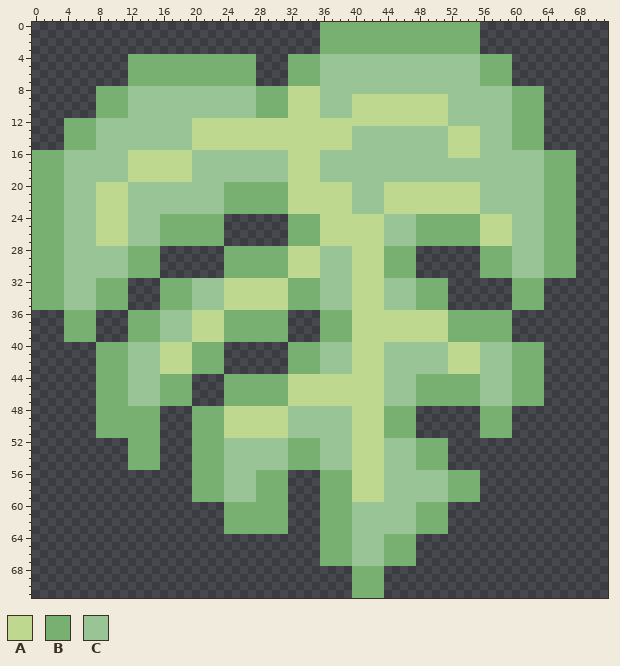
Two versions of one sprite sheet, src/assets/monstera.png. Above, as it was before the edit.
The file is 72x72 pixels.
Palette (. is transparent): A #bed98f  B #77b071  C #99c495
Pixels before (only the part around the change), first column x 0:
 0 ....................................BBBBBBBBBBBBBBBBBBBB................
 1 ....................................BBBBBBBBBBBBBBBBBBBB................
 2 ....................................BBBBBBBBBBBBBBBBBBBB................
 3 ....................................BBBBBBBBBBBBBBBBBBBB................
 4 ............BBBBBBBBBBBBBBBB....BBBBCCCCCCCCCCCCCCCCCCCCBBBB............
 5 ............BBBBBBBBBBBBBBBB....BBBBCCCCCCCCCCCCCCCCCCCCBBBB............
 6 ............BBBBBBBBBBBBBBBB....BBBBCCCCCCCCCCCCCCCCCCCCBBBB............
 7 ............BBBBBBBBBBBBBBBB....BBBBCCCCCCCCCCCCCCCCCCCCBBBB............
 8 ........BBBBCCCCCCCCCCCCCCCCBBBBAAAACCCCCCCCCCCCCCCCCCCCCCCCBBBB........
 9 ........BBBBCCCCCCCCCCCCCCCCBBBBAAAACCCCAAAAAAAAAAAACCCCCCCCBBBB........
10 ........BBBBCCCCCCCCCCCCCCCCBBBBAAAACCCCAAAAAAAAAAAACCCCCCCCBBBB........
11 ........BBBBCCCCCCCCCCCCCCCCBBBBAAAACCCCAAAAAAAAAAAACCCCCCCCBBBB........
12 ....BBBBCCCCCCCCCCCCAAAAAAAAAAAAAAAAAAAAAAAAAAAAAAAACCCCCCCCBBBB........
13 ....BBBBCCCCCCCCCCCCAAAAAAAAAAAAAAAAAAAACCCCCCCCCCCCAAAACCCCBBBB........
14 ....BBBBCCCCCCCCCCCCAAAAAAAAAAAAAAAAAAAACCCCCCCCCCCCAAAACCCCBBBB........
15 ....BBBBCCCCCCCCCCCCAAAAAAAAAAAAAAAAAAAACCCCCCCCCCCCAAAACCCCBBBB........
16 BBBBCCCCCCCCAAAAAAAACCCCCCCCCCCCAAAACCCCCCCCCCCCCCCCAAAACCCCCCCCBBBB....
17 BBBBCCCCCCCCAAAAAAAACCCCCCCCCCCCAAAACCCCCCCCCCCCCCCCCCCCCCCCCCCCBBBB....
18 BBBBCCCCCCCCAAAAAAAACCCCCCCCCCCCAAAACCCCCCCCCCCCCCCCCCCCCCCCCCCCBBBB....
19 BBBBCCCCCCCCAAAAAAAACCCCCCCCCCCCAAAACCCCCCCCCCCCCCCCCCCCCCCCCCCCBBBB....
20 BBBBCCCCAAAACCCCCCCCCCCCBBBBBBBBAAAAAAAACCCCAAAAAAAAAAAACCCCCCCCBBBB....
21 BBBBCCCCAAAACCCCCCCCCCCCBBBBBBBBAAAAAAAACCCCAAAAAAAAAAAACCCCCCCCBBBB....
22 BBBBCCCCAAAACCCCCCCCCCCCBBBBBBBBAAAAAAAACCCCAAAAAAAAAAAACCCCCCCCBBBB....
23 BBBBCCCCAAAACCCCCCCCCCCCBBBBBBBBAAAAAAAACCCCAAAAAAAAAAAACCCCCCCCBBBB....
24 BBBBCCCCAAAACCCCBBBBBBBB........BBBBAAAAAAAACCCCBBBBBBBBAAAACCCCBBBB....
25 BBBBCCCCAAAACCCCBBBBBBBB........BBBBAAAAAAAACCCCBBBBBBBBAAAACCCCBBBB....
26 BBBBCCCCAAAACCCCBBBBBBBB........BBBBAAAAAAAACCCCBBBBBBBBAAAACCCCBBBB....
27 BBBBCCCCAAAACCCCBBBBBBBB........BBBBAAAAAAAACCCCBBBBBBBBAAAACCCCBBBB....
28 BBBBCCCCCCCCBBBB........BBBBBBBBAAAACCCCAAAABBBB........BBBBCCCCBBBB....
29 BBBBCCCCCCCCBBBB........BBBBBBBBAAAACCCCAAAABBBB........BBBBCCCCBBBB....
30 BBBBCCCCCCCCBBBB........BBBBBBBBAAAACCCCAAAABBBB........BBBBCCCCBBBB....
31 BBBBCCCCCCCCBBBB........BBBBBBBBAAAACCCCAAAABBBB........BBBBCCCCBBBB....
32 BBBBCCCCBBBB....BBBBCCCCAAAAAAAABBBBCCCCAAAACCCCBBBB........BBBB........
33 BBBBCCCCBBBB....BBBBCCCCAAAAAAAABBBBCCCCAAAACCCCBBBB........BBBB........
34 BBBBCCCCBBBB....BBBBCCCCAAAAAAAABBBBCCCCAAAACCCCBBBB........BBBB........
35 BBBBCCCCBBBB....BBBBCCCCAAAAAAAABBBBCCCCAAAACCCCBBBB........BBBB........
36 ....BBBB....BBBBCCCCAAAABBBBBBBB....BBBBAAAAAAAAAAAABBBBBBBB............
37 ....BBBB....BBBBCCCCAAAABBBBBBBB....BBBBAAAAAAAAAAAABBBBBBBB............
38 ....BBBB....BBBBCCCCAAAABBBBBBBB....BBBBAAAAAAAAAAAABBBBBBBB............
39 ....BBBB....BBBBCCCCAAAABBBBBBBB....BBBBAAAAAAAAAAAABBBBBBBB............
40 ........BBBBCCCCAAAABBBB........BBBBCCCCAAAACCCCCCCCAAAACCCCBBBB........
41 ........BBBBCCCCAAAABBBB........BBBBCCCCAAAACCCCCCCCAAAACCCCBBBB........
42 ........BBBBCCCCAAAABBBB........BBBBCCCCAAAACCCCCCCCAAAACCCCBBBB........
43 ........BBBBCCCCAAAABBBB........BBBBCCCCAAAACCCCCCCCAAAACCCCBBBB........
44 ........BBBBCCCCBBBB....BBBBBBBBAAAAAAAAAAAACCCCBBBBBBBBCCCCBBBB........
45 ........BBBBCCCCBBBB....BBBBBBBBAAAAAAAAAAAACCCCBBBBBBBBCCCCBBBB........
46 ........BBBBCCCCBBBB....BBBBBBBBAAAAAAAAAAAACCCCBBBBBBBBCCCCBBBB........
47 ........BBBBCCCCBBBB....BBBBBBBBAAAAAAAAAAAACCCCBBBBBBBBCCCCBBBB........
48 ........BBBBBBBB....BBBBAAAAAAAACCCCCCCCAAAABBBB........BBBB............
49 ........BBBBBBBB....BBBBAAAAAAAACCCCCCCCAAAABBBB........BBBB............
50 ........BBBBBBBB....BBBBAAAAAAAACCCCCCCCAAAABBBB........BBBB............
51 ........BBBBBBBB....BBBBAAAAAAAACCCCCCCCAAAABBBB........BBBB............
52 ............BBBB....BBBBCCCCCCCCBBBBCCCCAAAACCCCBBBB....................
53 ............BBBB....BBBBCCCCCCCCBBBBCCCCAAAACCCCBBBB....................
54 ............BBBB....BBBBCCCCCCCCBBBBCCCCAAAACCCCBBBB....................
55 ............BBBB....BBBBCCCCCCCCBBBBCCCCAAAACCCCBBBB....................
56 ....................BBBBCCCCBBBB....BBBBAAAACCCCCCCCBBBB................
57 ....................BBBBCCCCBBBB....BBBBAAAACCCCCCCCBBBB................
58 ....................BBBBCCCCBBBB....BBBBAAAACCCCCCCCBBBB................
59 ....................BBBBCCCCBBBB....BBBBAAAACCCCCCCCBBBB................
60 ........................BBBBBBBB....BBBBCCCCCCCCBBBB....................
61 ........................BBBBBBBB....BBBBCCCCCCCCBBBB....................
62 ........................BBBBBBBB....BBBBCCCCCCCCBBBB....................
63 ........................BBBBBBBB....BBBBCCCCCCCCBBBB....................
64 ....................................BBBBCCCCBBBB........................
65 ....................................BBBBCCCCBBBB........................
66 ....................................BBBBCCCCBBBB........................
67 ....................................BBBBCCCCBBBB........................
68 ........................................BBBB............................
69 ........................................BBBB............................
70 ........................................BBBB............................
71 ........................................BBBB............................
Now the later version:
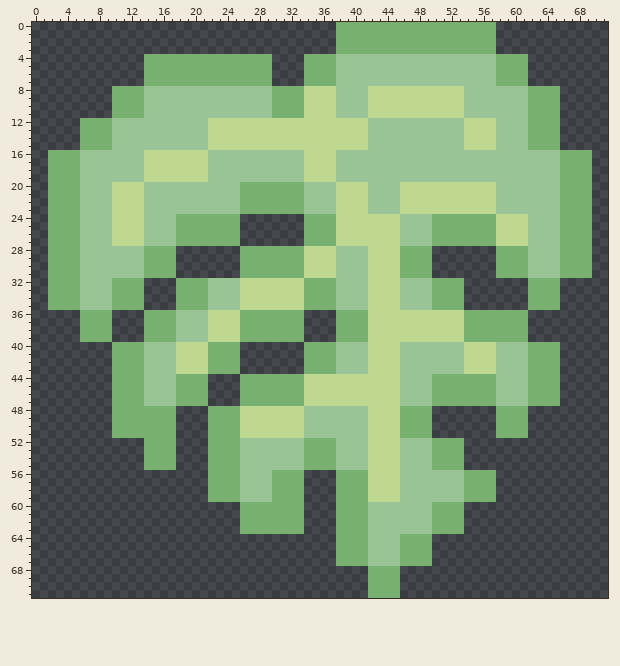
Edits made:
Changed rows in their new state; - is an unchanged pixel.
first column x 0:
 0 ------------------------------------..------------------BB------------
 1 ------------------------------------..------------------BB------------
 2 ------------------------------------..------------------BB------------
 3 ------------------------------------..------------------BB------------
 4 ------------..--------------BB--..--BB------------------CC--BB--------
 5 ------------..--------------BB--..--BB------------------CC--BB--------
 6 ------------..--------------BB--..--BB------------------CC--BB--------
 7 ------------..--------------BB--..--BB------------------CC--BB--------
 8 --------..--BB--------------CC--BB--AA----AAAAAAAAAAAA------CC--BB----
 9 --------..--BB--------------CC--BB--AA--CC----------AA------CC--BB----
10 --------..--BB--------------CC--BB--AA--CC----------AA------CC--BB----
11 --------..--BB--------------CC--BB--AA--CC----------AA------CC--BB----
12 ----..--BB----------CC--------------------CCCCCCCCCC--AAAA--CC--BB----
13 ----..--BB----------CC------------------AA----------CC--AA--CC--BB----
14 ----..--BB----------CC------------------AA----------CC--AA--CC--BB----
15 ----..--BB----------CC------------------AA----------CC--AA--CC--BB----
16 ..--BB------CC------AA----------CC--AA--------------CCCC--------CC--BB
17 ..--BB------CC------AA----------CC--AA--------------------------CC--BB
18 ..--BB------CC------AA----------CC--AA--------------------------CC--BB
19 ..--BB------CC------AA----------CC--AA--------------------------CC--BB
20 ..--BB--CC--AA----------CC------BBCCCC--AA--CC----------AA------CC--BB
21 ..--BB--CC--AA----------CC------BBCCCC--AA--CC----------AA------CC--BB
22 ..--BB--CC--AA----------CC------BBCCCC--AA--CC----------AA------CC--BB
23 ..--BB--CC--AA----------CC------BBCCCC--AA--CC----------AA------CC--BB
24 ..--BB--CC--AA--CC------BB------..--BB------AA--CC------BB--AA--CC--BB
25 ..--BB--CC--AA--CC------BB------..--BB------AA--CC------BB--AA--CC--BB
26 ..--BB--CC--AA--CC------BB------..--BB------AA--CC------BB--AA--CC--BB
27 ..--BB--CC--AA--CC------BB------..--BB------AA--CC------BB--AA--CC--BB
28 ..--BB------CC--BB------..------BB--AA--CC--AA--BB------..--BB--CC--BB
29 ..--BB------CC--BB------..------BB--AA--CC--AA--BB------..--BB--CC--BB
30 ..--BB------CC--BB------..------BB--AA--CC--AA--BB------..--BB--CC--BB
31 ..--BB------CC--BB------..------BB--AA--CC--AA--BB------..--BB--CC--BB
32 ..--BB--CC--BB--..--BB--CC------AA--BB--CC--AA--CC--BB------..--BB----
33 ..--BB--CC--BB--..--BB--CC------AA--BB--CC--AA--CC--BB------..--BB----
34 ..--BB--CC--BB--..--BB--CC------AA--BB--CC--AA--CC--BB------..--BB----
35 ..--BB--CC--BB--..--BB--CC------AA--BB--CC--AA--CC--BB------..--BB----
36 ----..--BB--..--BB--CC--AA------BB--..--BB----------AA------BB--------
37 ----..--BB--..--BB--CC--AA------BB--..--BB----------AA------BB--------
38 ----..--BB--..--BB--CC--AA------BB--..--BB----------AA------BB--------
39 ----..--BB--..--BB--CC--AA------BB--..--BB----------AA------BB--------
40 --------..--BB--CC--AA--BB------..--BB--CC--AA------CC--AA--CC--BB----
41 --------..--BB--CC--AA--BB------..--BB--CC--AA------CC--AA--CC--BB----
42 --------..--BB--CC--AA--BB------..--BB--CC--AA------CC--AA--CC--BB----
43 --------..--BB--CC--AA--BB------..--BB--CC--AA------CC--AA--CC--BB----
44 --------..--BB--CC--BB--..------BB----------AA--CC------BB--CC--BB----
45 --------..--BB--CC--BB--..------BB----------AA--CC------BB--CC--BB----
46 --------..--BB--CC--BB--..------BB----------AA--CC------BB--CC--BB----
47 --------..--BB--CC--BB--..------BB----------AA--CC------BB--CC--BB----
48 --------..------BB--..--BB------AA------CC--AA--BB------..--BB--------
49 --------..------BB--..--BB------AA------CC--AA--BB------..--BB--------
50 --------..------BB--..--BB------AA------CC--AA--BB------..--BB--------
51 --------..------BB--..--BB------AA------CC--AA--BB------..--BB--------
52 ------------..--BB--..--BB------CC--BB--CC--AA--CC--BB----------------
53 ------------..--BB--..--BB------CC--BB--CC--AA--CC--BB----------------
54 ------------..--BB--..--BB------CC--BB--CC--AA--CC--BB----------------
55 ------------..--BB--..--BB------CC--BB--CC--AA--CC--BB----------------
56 --------------------..--BB--CC--BB--..--BB--AA------CC--BB------------
57 --------------------..--BB--CC--BB--..--BB--AA------CC--BB------------
58 --------------------..--BB--CC--BB--..--BB--AA------CC--BB------------
59 --------------------..--BB--CC--BB--..--BB--AA------CC--BB------------
60 ------------------------..------BB--..--BB------CC--BB----------------
61 ------------------------..------BB--..--BB------CC--BB----------------
62 ------------------------..------BB--..--BB------CC--BB----------------
63 ------------------------..------BB--..--BB------CC--BB----------------
64 ------------------------------------..--BB--CC--BB--------------------
65 ------------------------------------..--BB--CC--BB--------------------
66 ------------------------------------..--BB--CC--BB--------------------
67 ------------------------------------..--BB--CC--BB--------------------
68 ----------------------------------------..--BB------------------------
69 ----------------------------------------..--BB------------------------
70 ----------------------------------------..--BB------------------------
71 ----------------------------------------..--BB------------------------
Changed places in both pictures, as pixel boxes (x1, y1, x2, y2):
changed: (32, 22, 592, 598)
